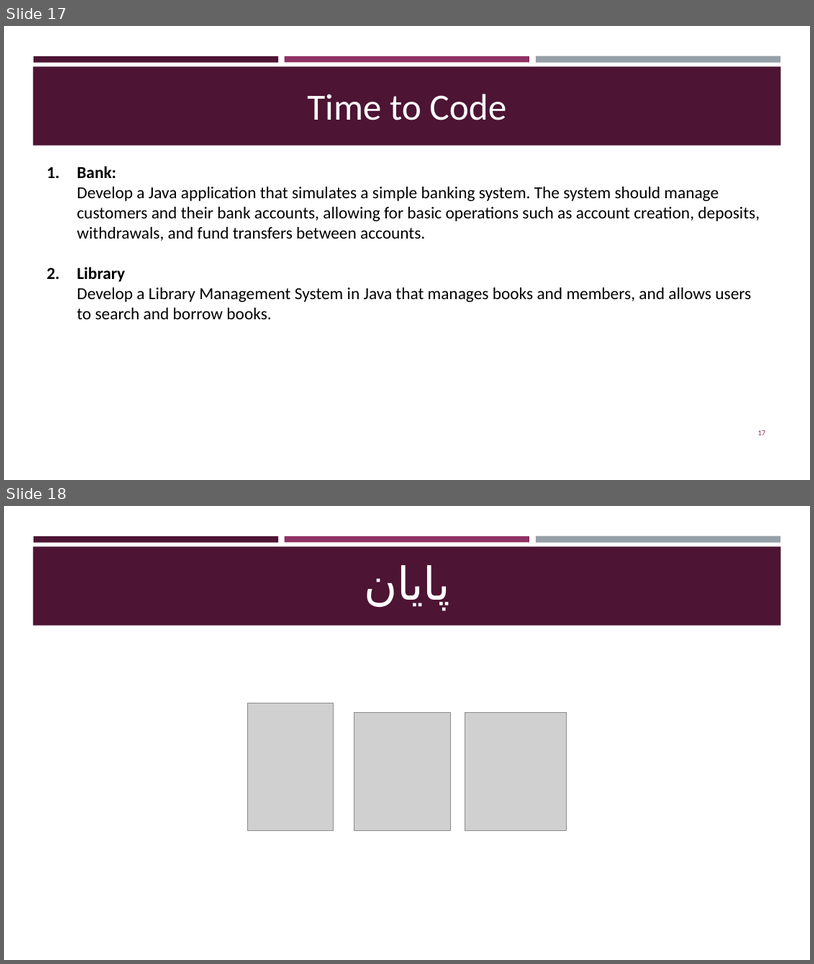
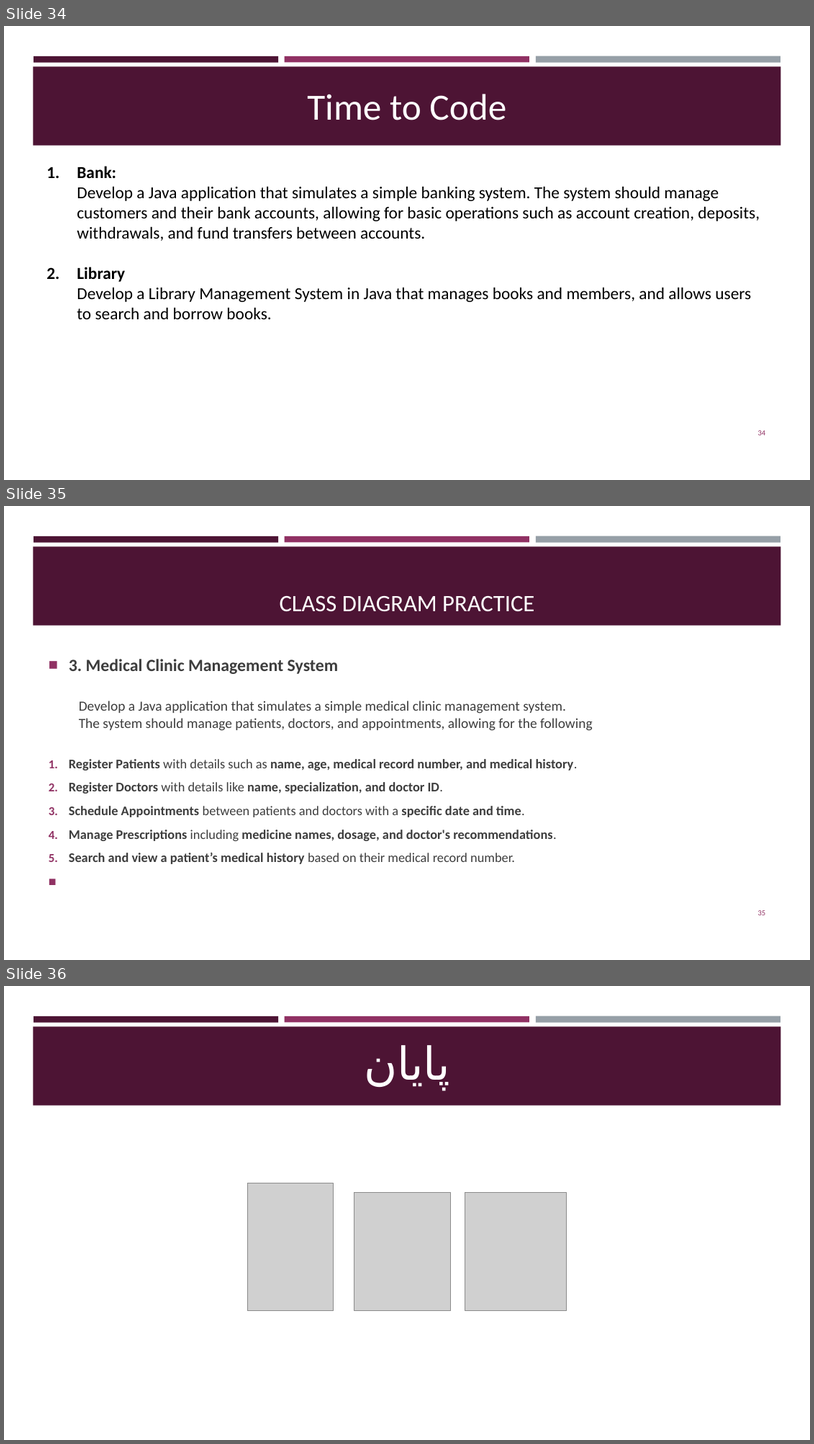
Before and after one commit to AUT-Programming/Java-Programming, a slide deck: Slides/ch1_BasicsAndObjects.pptx. Shown one above the other, each under a label of ours: slides 17 and 18 before the commit, slides 34, 35 and 36 after it. The pictures are 814x964 and 814x1444 pixels, drawn with LibreOffice and Linux fonts; fonts in the diff are those of the drawing; grey boxes stand for pictures. Boxes give left, top, right and bottom in pixels: in the first picture for what was removed or moved away, otherwise in the second. Text is boxed around its words. In the diff, an @@ line names an element or a change of style, - is before the commit and + after.

```diff
--- a/Slides/ch1_BasicsAndObjects.pptx
+++ b/Slides/ch1_BasicsAndObjects.pptx
@@ slide 35 added at box(4, 506, 810, 960), background #FFFFFF; not listed: 4 template elements that a slide beside it also shows @@
@@ title added at box(280, 595, 535, 612), 28 pt, text #FFFFFF @@
+CLASS DIAGRAM PRACTICE
@@ text added at box(69, 659, 593, 864), 15.7 pt, text #3D3D3D, bold @@
+■ 3. Medical Clinic Management System
+  Develop a Java application that simulates a simple medical clinic management system.
+  The system should manage patients, doctors, and appointments, allowing for the following
+1. Register Patients with details such as name, age, medical record number, and medical history.
+2. Register Doctors with details like name, specialization, and doctor ID.
+3. Schedule Appointments between patients and doctors with a specific date and time.
+4. Manage Prescriptions including medicine names, dosage, and doctor's recommendations.
+5. Search and view a patient’s medical history based on their medical record number.
@@ page number added at box(759, 910, 766, 915), 9 pt, text #903163 @@
+35
@@ what was slide 17 is now slide 34 @@
@@ page number at box(759, 430, 766, 435): text changed @@
-17
+34
@@ what was slide 18 is now slide 36 @@
```
Also in this commit, not shown: 17 other slides added, 3 other files.
